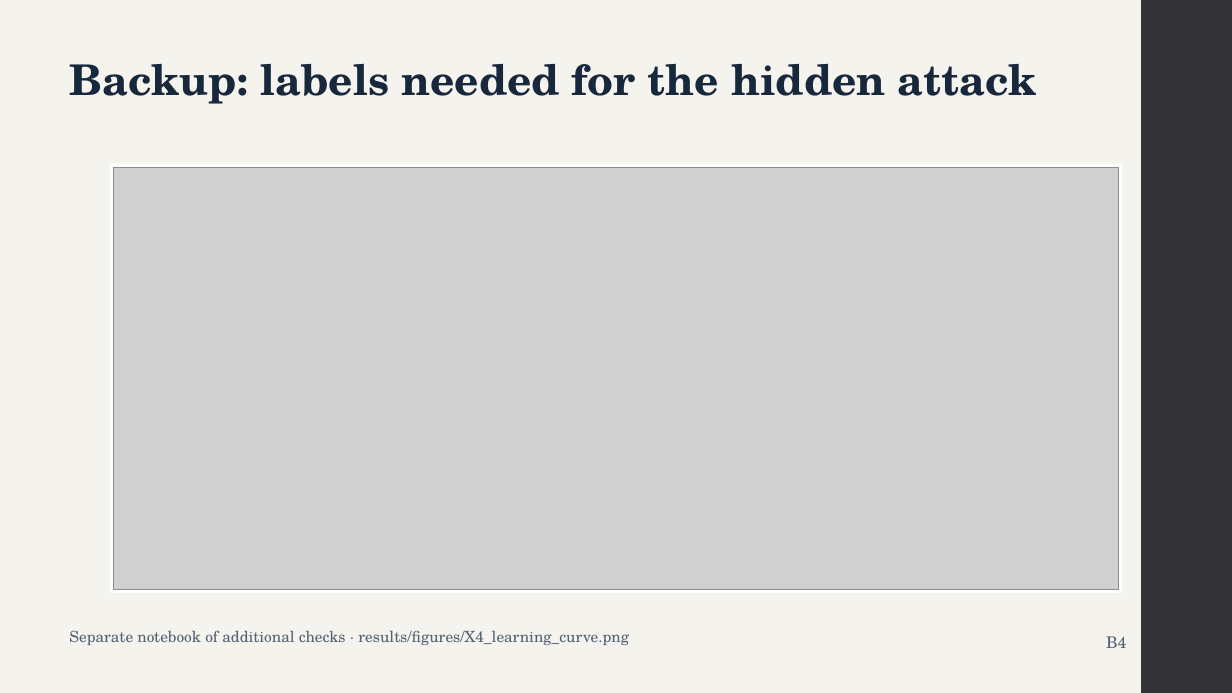
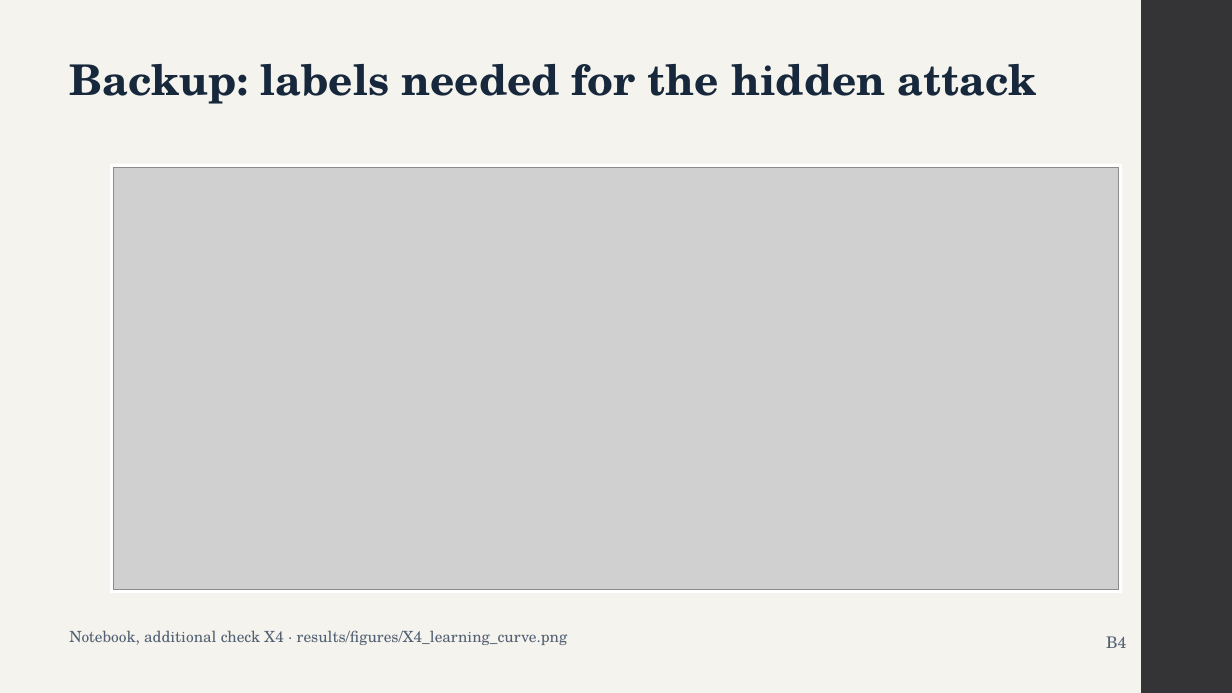
Before and after one commit to steve-nt/AI-for-Cybersecurity-Final-Mini-Project, a slide deck: slide 20 of presentation/Mini_Project_Presentation.pptx. Drawn at 1232x693 pixels with LibreOffice and Linux fonts; fonts in the diff are those of the drawing; grey boxes stand for pictures. Boxes give left, top, right and bottom in pixels: in the first picture for what was removed or moved away, otherwise in the second. Text is boxed around its words. In the diff, an @@ line names an element or a change of style, - is before the commit and + after.

Commit message:
Additional checks moved into the hand-in notebook; slow scoring cached, run 240 s

```diff
--- a/presentation/Mini_Project_Presentation.pptx
+++ b/presentation/Mini_Project_Presentation.pptx
@@ text at (69, 630, 568, 645): text changed @@
-Separate notebook of additional checks · results/figures/X4_learning_curve.png
+Notebook, additional check X4 · results/figures/X4_learning_curve.png
```
Also in this commit, not shown: 1 other slide changed, 31 other files.
